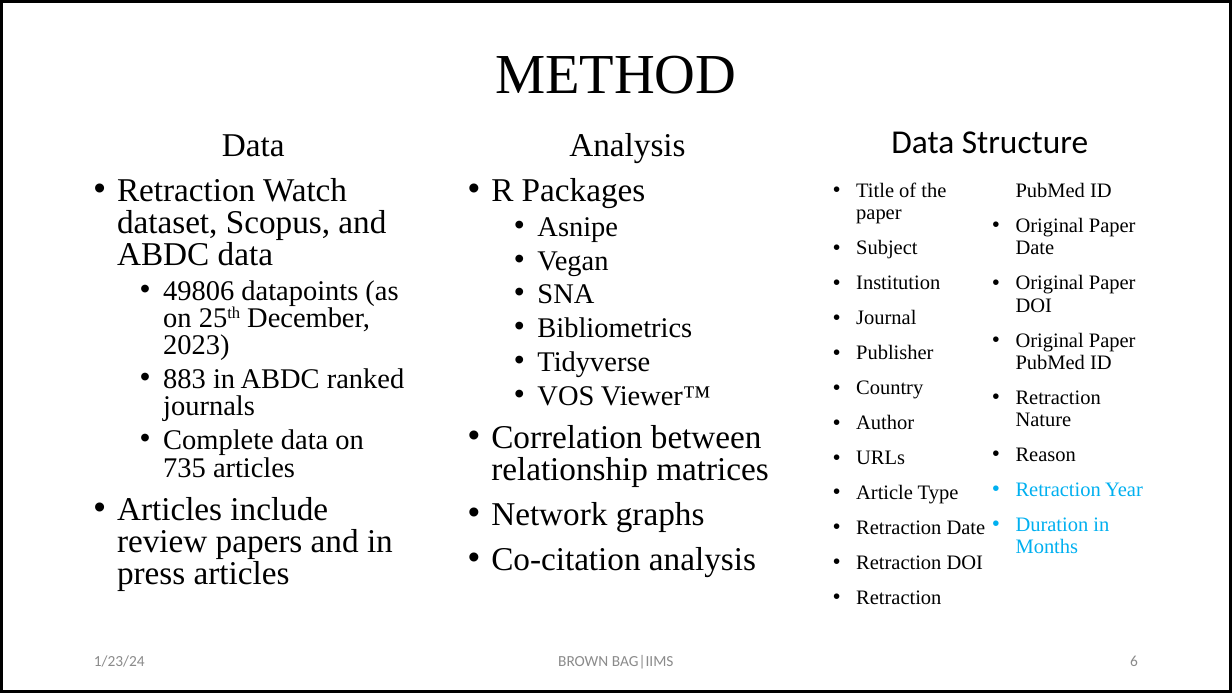
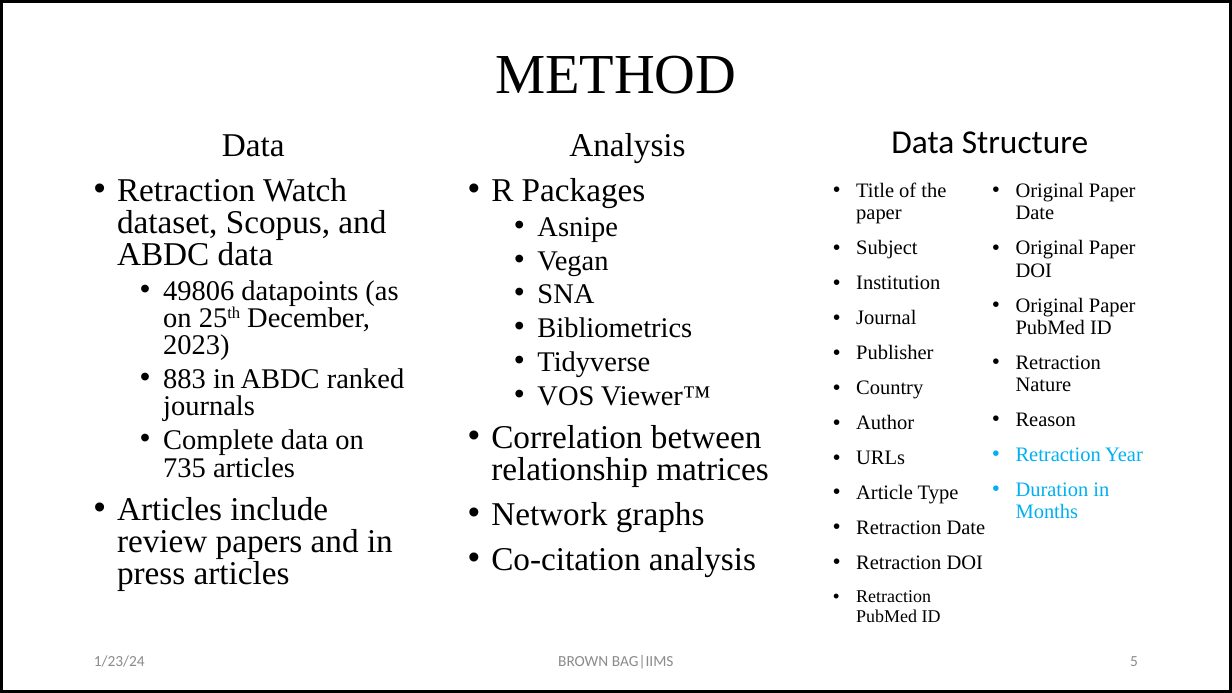
Before and after one commit to drkbhere/Retraction-Analysis, a slide deck: slide 5 of Brownbag-updated.pptx (slide 6 before the commit). Drawn at 1232x693 pixels with LibreOffice and Linux fonts; fonts in the diff are those of the drawing. Boxes give left, top, right and bottom in pixels: in the first picture for what was removed or moved away, otherwise in the second. Text is boxed around its words. In the diff, an @@ line names an element or a change of style, - is before the commit and + after.

```diff
--- a/Brownbag-updated.pptx
+++ b/Brownbag-updated.pptx
@@ text at [856,590,941,622]: size 16 to 14 pt in "Retraction PubMed ID" @@
@@ page number at [1130,656,1138,666]: text changed @@
-6
+5
```
Also in this commit, not shown: 10 other slides changed, 2 slides added, 3 other files.
